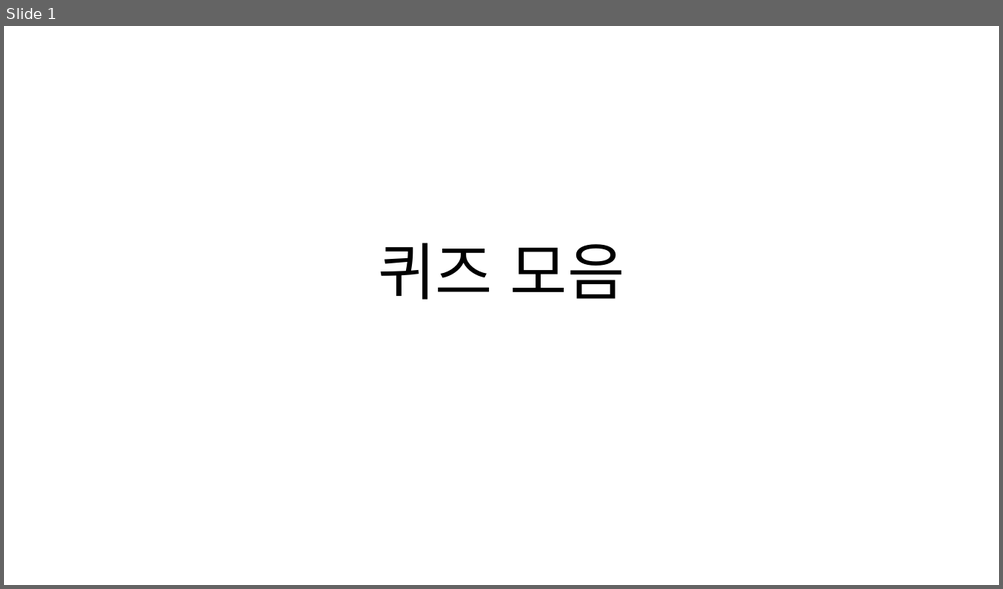
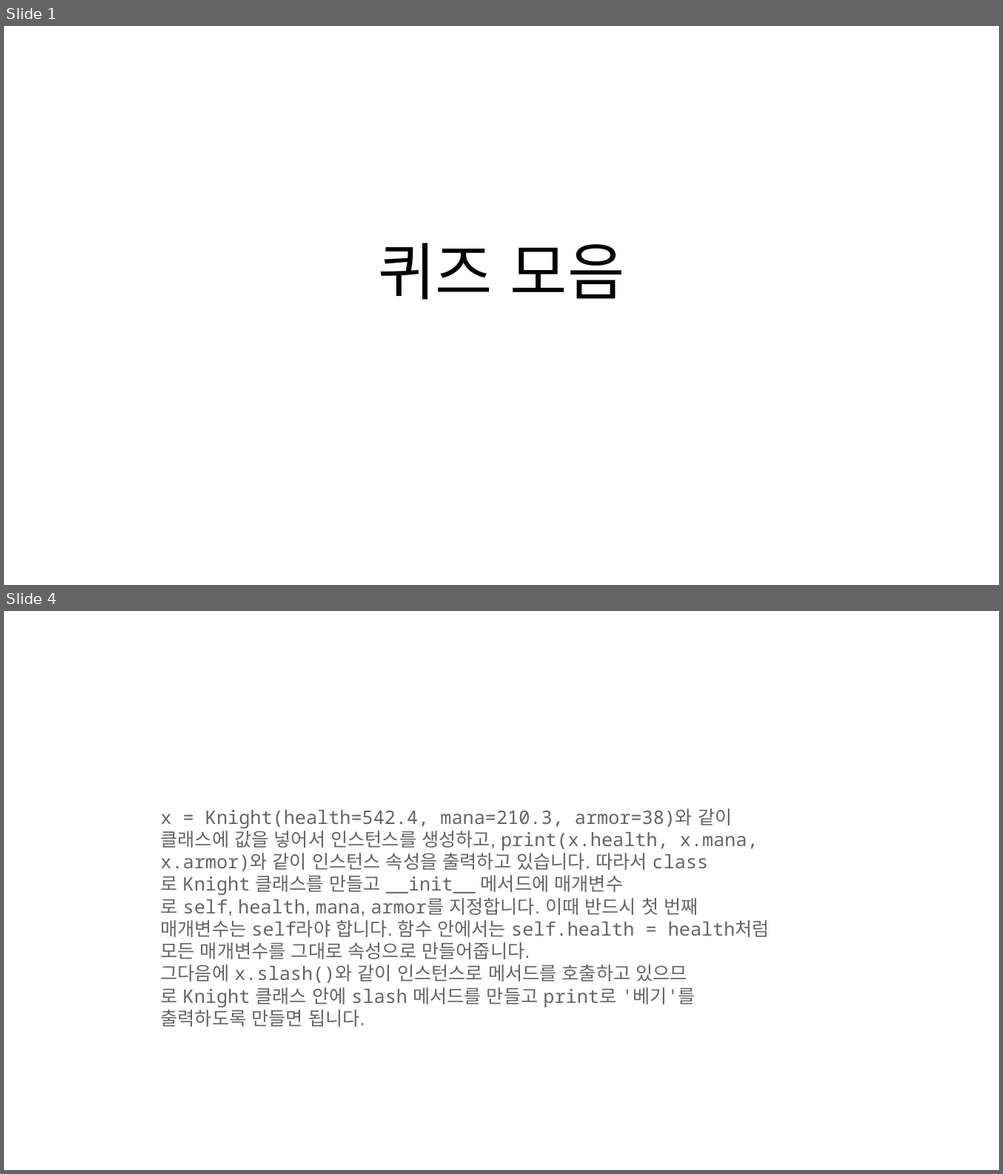
Before and after one commit to HongB1/2022-KHU-Bioinformatics-lab, a slide deck: Quiz.pptx. Shown one above the other, each under a label of ours: slide 1 before the commit, slides 1 and 4 after it; the slides between them are not shown. The pictures are 1003x589 and 1003x1174 pixels, drawn with LibreOffice and Linux fonts; fonts in the diff are those of the drawing. Boxes give left, top, right and bottom in pixels: in the first picture for what was removed or moved away, otherwise in the second. Text is boxed around its words. In the diff, an @@ line names an element or a change of style, - is before the commit and + after.

```diff
--- a/Quiz.pptx
+++ b/Quiz.pptx
@@ slide 4 added at <box>4,611,999,1170</box>, background #FFFFFF @@
@@ text added at <box>160,809,769,1027</box>, 18 pt, text #656565 @@
+x = Knight(health=542.4, mana=210.3, armor=38)와 같이 클래스에 값을 넣어서 인스턴스를 생성하고, print(x.health, x.mana, x.armor)와 같이 인스턴스 속성을 출력하고 있습니다. 따라서 class로 Knight 클래스를 만들고 __init__ 메서드에 매개변수로 self, health, mana, armor를 지정합니다. 이때 반드시 첫 번째 매개변수는 self라야 합니다. 함수 안에서는 self.health = health처럼 모든 매개변수를 그대로 속성으로 만들어줍니다.
+그다음에 x.slash()와 같이 인스턴스로 메서드를 호출하고 있으므로 Knight 클래스 안에 slash 메서드를 만들고 print로 '베기'를 출력하도록 만들면 됩니다.
```
Also in this commit, not shown: 1 slide changed, 2 other slides added, 2 other files.
